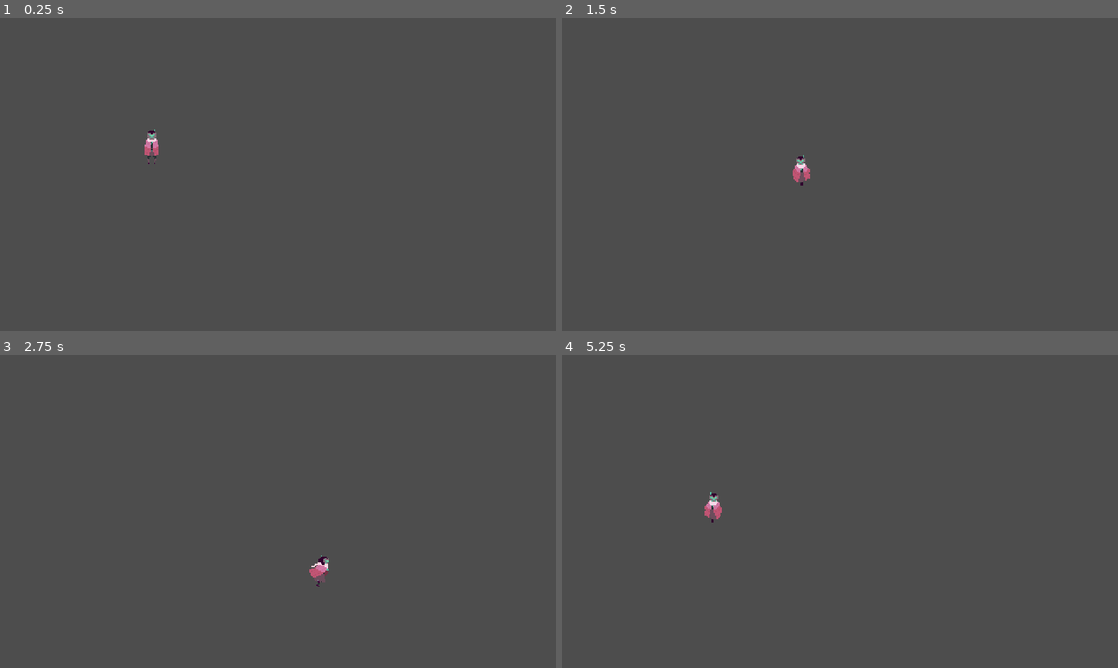
Above: before the commit, frames 1-4 (two rows, left to right).
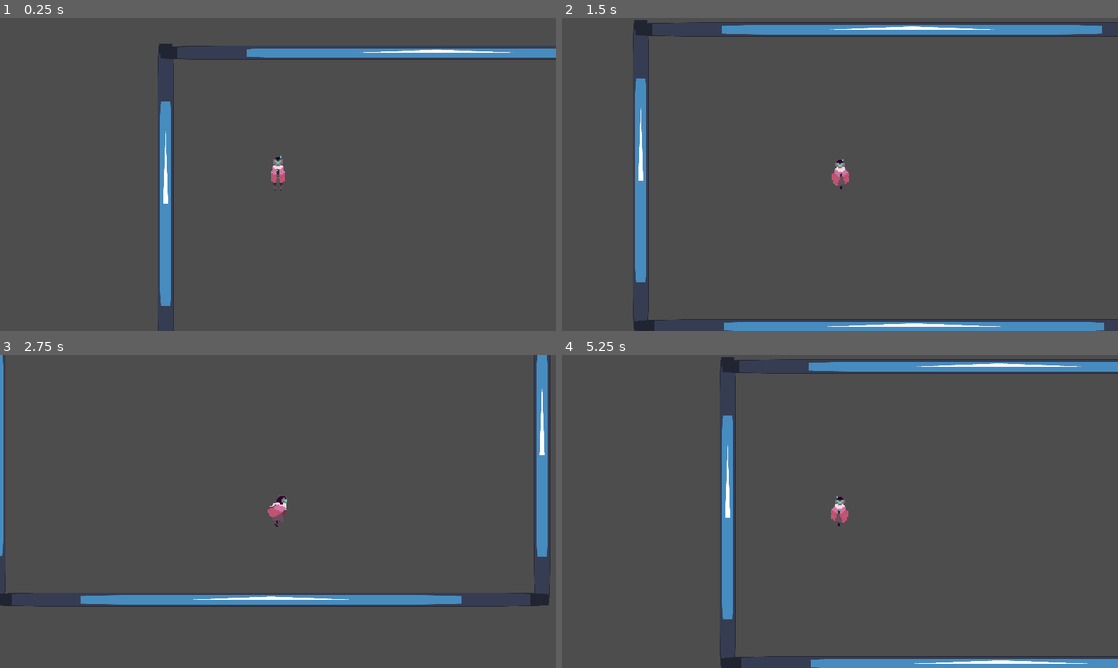
Above: after the commit, the same moments.

Repository: Henry-Felix-Faure/Projet-CIR2
Game: Godot game, scene res://Map/world.tscn
Two runs of this game, one before a commit and one after it. Both use one fixed random seed, a clock stepped at 60 frames per second and the inputs below. The engine's default icon, where the game draws it, is replaced by a stand-in: a white triangle on a blue panel in a dark square.
Inputs (mouse positions are in pixels of both pictures, inside the frame that each line leads up to):
- Up to frame 1 (0.25 s): no input
- Up to frame 2 (1.5 s): tap Enter at 0.5 s; move the mouse to (962, 158) at 0.52 s; hold Right (ui_right) 0.53-1.28 s; move the mouse to (728, 190) at 1.27 s; hold Down (ui_down) from 1.28 s (still down)
- Up to frame 3 (2.75 s): move the mouse to (333, 442) at 2.02 s; release Down (ui_down) at 2.03 s; hold Right (ui_right) from 2.03 s (still down)
- Up to frame 4 (5.25 s): move the mouse to (812, 574) at 2.77 s; release Right (ui_right) at 2.78 s; hold Up (ui_up) 2.78-3.53 s; move the mouse to (1006, 558) at 3.52 s; hold Left (ui_left) 3.53-5.03 s; move the mouse to (673, 464) at 4.27 s; move the mouse to (867, 511) at 5.02 s; hold Down (ui_down) from 5.03 s (still down)

The runs differ from the first frame. In frame 1, 3.7% of the frame differs, in the area x 26-100%, y 8-100%; in frame 2, 6.7%, in the area x 12-100%, y 0-100%; in frame 3, 4.8%; in frame 4, 5.8%.

Commit message:
CRT shader

Diff:
--- a/Map/world.tscn
+++ b/Map/world.tscn
@@ -1,8 +1,29 @@
-[gd_scene load_steps=2 format=3 uid="uid://bo74rhwwir0tc"]
+[gd_scene load_steps=3 format=3 uid="uid://bo74rhwwir0tc"]
 
 [ext_resource type="PackedScene" uid="uid://bjvbi4ila7pej" path="res://Player/Player.tscn" id="1_8n85s"]
+[ext_resource type="Texture2D" uid="uid://507o8cssabij" path="res://icon.svg" id="4_8d3p7"]
 
 [node name="World" type="Node2D"]
 
 [node name="Bob" parent="." instance=ExtResource("1_8n85s")]
-position = Vector2(131, 112)
+position = Vector2(101, 112)
+
+[node name="Icon" type="Sprite2D" parent="."]
+position = Vector2(474, 134)
+scale = Vector2(0.109375, 2.09375)
+texture = ExtResource("4_8d3p7")
+
+[node name="Icon2" type="Sprite2D" parent="."]
+position = Vector2(4, 133)
+scale = Vector2(0.109375, 2.09375)
+texture = ExtResource("4_8d3p7")
+
+[node name="Icon3" type="Sprite2D" parent="."]
+position = Vector2(238.154, 6.9297)
+scale = Vector2(3.73196, 0.0948484)
+texture = ExtResource("4_8d3p7")
+
+[node name="Icon4" type="Sprite2D" parent="."]
+position = Vector2(240, 263)
+scale = Vector2(3.73196, 0.0948484)
+texture = ExtResource("4_8d3p7")
--- a/Menu/MenuStart/MenuStart.tscn
+++ b/Menu/MenuStart/MenuStart.tscn
@@ -7,7 +7,11 @@
 [ext_resource type="PackedScene" uid="uid://blwdirn7ooaiu" path="res://Menu/MenuStart/parallax_background2.tscn" id="4_70owb"]
 [ext_resource type="Script" path="res://Menu/MenuOption/Video.gd" id="5_sx7g5"]
 [ext_resource type="Script" path="res://Menu/MenuOption/Audio.gd" id="6_x54ip"]
+[ext_resource type="Shader" path="res://Shaders/CRT.gdshader" id="9_cota3"]
 [ext_resource type="PackedScene" uid="uid://bmiycgei73x8h" path="res://Menu/MenuOption/button.tscn" id="9_j2pqy"]
+
+[sub_resource type="ShaderMaterial" id="ShaderMaterial_3iv2b"]
+shader = ExtResource("9_cota3")
 
 [sub_resource type="StyleBoxTexture" id="StyleBoxTexture_arwyt"]
 modulate_color = Color(0, 0, 0, 1)
@@ -32,6 +36,14 @@
 script = ExtResource("1_v211p")
 metadata/_edit_vertical_guides_ = [239.0]
 metadata/_edit_horizontal_guides_ = [125.0]
+
+[node name="VHS layer" type="ColorRect" parent="."]
+material = SubResource("ShaderMaterial_3iv2b")
+custom_minimum_size = Vector2(480, 270)
+layout_mode = 0
+offset_right = 480.0
+offset_bottom = 270.0
+color = Color(1, 1, 1, 0)
 
 [node name="test" type="MarginContainer" parent="."]
 unique_name_in_owner = true
--- a/Player/Player.tscn
+++ b/Player/Player.tscn
@@ -1,24 +1,23 @@
-[gd_scene load_steps=244 format=3 uid="uid://bjvbi4ila7pej"]
+[gd_scene load_steps=242 format=3 uid="uid://bjvbi4ila7pej"]
 
 [ext_resource type="Script" path="res://Player/Player.gd" id="1_v0has"]
-[ext_resource type="Texture2D" uid="uid://daditli8t4b0o" path="res://Assets/Bob/attack_down.png" id="2_nf2kd"]
+[ext_resource type="Texture2D" uid="uid://btw84h3atisra" path="res://Assets/Bob/attack_down.png" id="2_nf2kd"]
 [ext_resource type="Texture2D" uid="uid://c6s7ioewsnbkl" path="res://Assets/Bob/attack_right.png" id="2_pm0ku"]
 [ext_resource type="Texture2D" uid="uid://cpxye1b6qu2ck" path="res://Assets/Bob/idle_down_sync.png" id="2_q0uoo"]
-[ext_resource type="Texture2D" uid="uid://esvninvmnkbt" path="res://Assets/Bob/attack_up.png" id="3_m5x25"]
+[ext_resource type="Texture2D" uid="uid://b60mgyopbbg6h" path="res://Assets/Bob/attack_up.png" id="3_m5x25"]
 [ext_resource type="Texture2D" uid="uid://dk2kmy2kfhb0i" path="res://Assets/Bob/idle_right.png" id="4_mm6v5"]
-[ext_resource type="Texture2D" uid="uid://smu1smcdbp1f" path="res://Assets/Bob/run_down.png" id="5_0wwnv"]
-[ext_resource type="Texture2D" path="res://Assets/Bob/dash_down.png" id="5_f4qrk"]
-[ext_resource type="Texture2D" path="res://Assets/Bob/dash_right.png" id="5_ok7kw"]
-[ext_resource type="Texture2D" path="res://Assets/Bob/death.png" id="6_pe1mh"]
+[ext_resource type="Texture2D" uid="uid://jucgtcmm08s4" path="res://Assets/Bob/run_down.png" id="5_0wwnv"]
+[ext_resource type="Texture2D" uid="uid://deu60l1p16f5p" path="res://Assets/Bob/dash_down.png" id="5_f4qrk"]
+[ext_resource type="Texture2D" uid="uid://ch31jbd1j6357" path="res://Assets/Bob/dash_right.png" id="5_ok7kw"]
+[ext_resource type="Texture2D" uid="uid://g00itgjibt6w" path="res://Assets/Bob/death.png" id="6_pe1mh"]
 [ext_resource type="Texture2D" uid="uid://cj4vv5rw13mr4" path="res://Assets/Bob/idle_up.png" id="6_s6a87"]
-[ext_resource type="Texture2D" path="res://Assets/Bob/dash_up.png" id="7_6pi2s"]
-[ext_resource type="Texture2D" uid="uid://byueytqwkekkb" path="res://Assets/Bob/run_up.png" id="7_8k6s6"]
-[ext_resource type="Texture2D" uid="uid://0smr2cvx8hbe" path="res://Assets/Bob/run_right.png" id="9_5xmp1"]
+[ext_resource type="Texture2D" uid="uid://ddr4i58t543cs" path="res://Assets/Bob/dash_up.png" id="7_6pi2s"]
+[ext_resource type="Texture2D" uid="uid://dinqaf5m7pbwg" path="res://Assets/Bob/run_up.png" id="7_8k6s6"]
+[ext_resource type="Texture2D" uid="uid://b2rk51x3hrfm5" path="res://Assets/Bob/run_right.png" id="9_5xmp1"]
 [ext_resource type="Script" path="res://Scripts/Components/hitbox_component.gd" id="12_6rljm"]
 [ext_resource type="Script" path="res://Scripts/Components/hurtbox_component.gd" id="13_xi33h"]
 [ext_resource type="Script" path="res://Scripts/Components/hurt_component.gd" id="14_pk2cn"]
 [ext_resource type="Script" path="res://Scripts/Components/stats_component.gd" id="15_pvxni"]
-[ext_resource type="Shader" path="res://Shaders/chromaticAberration.gdshader" id="19_2gj7p"]
 
 [sub_resource type="AtlasTexture" id="AtlasTexture_j308d"]
 atlas = ExtResource("2_nf2kd")
@@ -4376,12 +4375,6 @@
 "run_up_tempo": SubResource("Animation_1ju0t")
 }
 
-[sub_resource type="ShaderMaterial" id="ShaderMaterial_7wyqm"]
-shader = ExtResource("19_2gj7p")
-shader_parameter/r_displacement = Vector2(3, 0)
-shader_parameter/g_displacement = Vector2(0, 3)
-shader_parameter/b_displacement = Vector2(-3, 0)
-
 [node name="Bob" type="CharacterBody2D"]
 collision_layer = 2
 motion_mode = 1
@@ -4390,7 +4383,7 @@
 
 [node name="AnimatedSprite2D" type="AnimatedSprite2D" parent="."]
 sprite_frames = SubResource("SpriteFrames_628dk")
-animation = &"run_right"
+animation = &"atk_down_2"
 
 [node name="SwordArea2D" type="Area2D" parent="."]
 collision_layer = 2
@@ -4437,14 +4430,7 @@
 script = ExtResource("15_pvxni")
 health = 200
 
-[node name="ColorRect" type="ColorRect" parent="."]
-visible = false
-material = SubResource("ShaderMaterial_7wyqm")
-offset_left = -23.0
-offset_top = -23.0
-offset_right = 23.0
-offset_bottom = 23.0
-color = Color(1, 1, 1, 0)
+[node name="Camera2D" type="Camera2D" parent="."]
 
 [connection signal="body_entered" from="SwordArea2D" to="." method="_on_sword_area_2d_body_entered"]
 [connection signal="no_health" from="StatsComponent" to="." method="_on_stats_component_no_health"]
--- a/Scripts/Components/move_towards_player_component.gd
+++ b/Scripts/Components/move_towards_player_component.gd
@@ -1,7 +1,7 @@
 extends AnimatedSprite2D
 
 @onready var detect_action_player: Area2D = $DetectActionPlayer
-@onready var player = get_node("../Player")
+@onready var player = get_node("../Bob")
 @onready var ennemies_stats_component: EnnemiesStatsComponent = $EnnemiesStatsComponent
 @onready var timer: Timer = $Timer
 
--- /dev/null
+++ b/Shaders/CRT.gdshader
@@ -0,0 +1,93 @@
+shader_type canvas_item;
+uniform sampler2D screen_texture : hint_screen_texture, repeat_disable, filter_nearest;
+
+vec2 curve(vec2 uv)
+{
+	uv = (uv - 0.5) * 2.0;
+	uv *= 1.1;
+	uv.x *= 1.0 + pow((abs(uv.y) / 4.0), 2.0);
+	uv.y *= 1.0 + pow((abs(uv.x) / 4.0), 2.0);
+	uv  = (uv / 2.0) + 0.5;
+	uv =  uv *0.92 + 0.04;
+	return uv;
+}
+void fragment(  )
+{
+	vec2 iResolution = 1.0 / SCREEN_PIXEL_SIZE;
+    vec2 q = FRAGCOORD.xy / iResolution.xy;
+    vec2 uv = q;
+    uv = curve( uv );
+    vec3 oricol = texture( screen_texture, vec2(q.x,q.y) ).xyz;
+    vec3 col;
+	float x =  sin(0.3*TIME+uv.y*21.0)*sin(0.7*TIME+uv.y*29.0)*sin(0.3+0.33*TIME+uv.y*31.0)*0.0017;
+
+    col.r = texture(screen_texture,vec2(x+uv.x+0.001,uv.y+0.001)).x+0.05;
+    col.g = texture(screen_texture,vec2(x+uv.x+0.000,uv.y-0.002)).y+0.05;
+    col.b = texture(screen_texture,vec2(x+uv.x-0.002,uv.y+0.000)).z+0.05;
+    col.r += 0.08*texture(screen_texture,0.75*vec2(x+0.025, -0.027)+vec2(uv.x+0.001,uv.y+0.001)).x;
+    col.g += 0.05*texture(screen_texture,0.75*vec2(x+-0.022, -0.02)+vec2(uv.x+0.000,uv.y-0.002)).y;
+    col.b += 0.08*texture(screen_texture,0.75*vec2(x+-0.02, -0.018)+vec2(uv.x-0.002,uv.y+0.000)).z;
+
+    col = clamp(col*0.6+0.4*col*col*1.0,0.0,1.0);
+
+    float vig = (0.0 + 1.0*16.0*uv.x*uv.y*(1.0-uv.x)*(1.0-uv.y));
+	col *= vec3(pow(vig,0.3));
+
+    col *= vec3(0.95,1.05,0.95);
+	col *= 2.8;
+
+	float scans = clamp(0.35+0.35*sin(3.5*TIME+uv.y*iResolution.y*1.5), 0.0, 1.0);
+
+	float s = pow(scans,1.7);
+	col = col*vec3( 0.4+0.7*s) ;
+
+    col *= 1.0+0.01*sin(110.0*TIME);
+	if (uv.x < 0.0 || uv.x > 1.0)
+		col *= 0.0;
+	if (uv.y < 0.0 || uv.y > 1.0)
+		col *= 0.0;
+
+	col*=1.0-0.65*vec3(clamp((mod(FRAGCOORD.x, 2.0)-1.0)*2.0,0.0,1.0));
+
+    float comp = smoothstep( 0.1, 0.9, sin(TIME) );
+
+    COLOR = vec4(col,1.0);
+}
+
+
+
+//shader_type canvas_item;
+//
+//uniform sampler2D SCREEN_TEXTURE: hint_screen_texture, filter_linear_mipmap;
+//uniform float scanline_count : hint_range(0, 1800) = 300.0;
+//
+//vec2 uv_curve(vec2 uv)
+//{
+	//uv = (uv - 0.5) * 2.0;
+	//
+	////You can modify the numbers and try different values
+	//uv.x *= 1.0 + pow(abs(uv.y) / 3.0, 2.0);
+	//uv.y *= 1.0 + pow(abs(uv.x) / 3.0, 2.0);
+	//
+	////The scale part (you can delete it when you want)
+	//uv /= 1.2;
+	//
+	//uv = (uv/2.0) + 0.5;
+	//return uv;
+//}
+//
+//
+//void fragment()
+//{
+	////You can modify the *3.0, *-3.0 for a bigger or smaller
+	//float r = texture(SCREEN_TEXTURE, uv_curve(SCREEN_UV) + vec2(SCREEN_PIXEL_SIZE.x*1.0), 0.0).r;
+	//float g = texture(SCREEN_TEXTURE, uv_curve(SCREEN_UV) + vec2(SCREEN_PIXEL_SIZE.x*3.0), 0.0).g;
+	//float b = texture(SCREEN_TEXTURE, uv_curve(SCREEN_UV) + vec2(SCREEN_PIXEL_SIZE.x*-3.0), 0.0).b;
+	//
+	////If you dont want scanlines you can just delete this part
+	//float s = sin(uv_curve(SCREEN_UV).y * scanline_count * PI * 2.0);
+	//s = (s * 0.5 + 0.5) * 0.9 + 0.1;
+	//vec4 scan_line = vec4(vec3(pow(s, 0.25)), 1.0);
+	//
+	//COLOR = vec4(r, g, b, 1.0) * scan_line;
+//}
--- /dev/null
+++ b/Shaders/CRT_self.gdshader
@@ -0,0 +1,56 @@
+shader_type canvas_item;
+uniform sampler2D screen_texture : hint_screen_texture, repeat_disable, filter_nearest;
+
+vec2 curve(vec2 uv)
+{
+	uv = (uv - 0.5) * 2.0;
+	uv *= 1.1;
+	uv.x *= 1.0 + pow((abs(uv.y) / 4.0), 2.0);
+	uv.y *= 1.0 + pow((abs(uv.x) / 4.0), 2.0);
+	uv  = (uv / 2.0) + 0.5;
+	uv =  uv *0.92 + 0.04;
+	return uv;
+}
+void fragment(  )
+{
+	vec4 textu = texture(TEXTURE, UV);
+	vec2 iResolution = 1.0 / TEXTURE_PIXEL_SIZE;
+    vec2 q = FRAGCOORD.xy / iResolution.xy;
+    vec2 uv = UV;
+    uv = curve( uv );
+    vec3 oricol = texture(TEXTURE, vec2(q.x,q.y) ).xyz;
+    vec3 col;
+	float x =  sin(0.3*TIME+uv.y*21.0)*sin(0.7*TIME+uv.y*29.0)*sin(0.3+0.33*TIME+uv.y*31.0)*0.0017;
+
+    col.r = texture(TEXTURE,vec2(x+uv.x+0.001,uv.y+0.001)).x+0.05;
+    col.g = texture(TEXTURE,vec2(x+uv.x+0.000,uv.y-0.002)).y+0.05;
+    col.b = texture(TEXTURE,vec2(x+uv.x-0.002,uv.y+0.000)).z+0.05;
+    col.r += 0.08*texture(TEXTURE,0.75*vec2(x+0.025, -0.027)+vec2(uv.x+0.001,uv.y+0.001)).x;
+    col.g += 0.05*texture(TEXTURE,0.75*vec2(x+-0.022, -0.02)+vec2(uv.x+0.000,uv.y-0.002)).y;
+    col.b += 0.08*texture(TEXTURE,0.75*vec2(x+-0.02, -0.018)+vec2(uv.x-0.002,uv.y+0.000)).z;
+
+    col = clamp(col*0.6+0.4*col*col*1.0,0.0,1.0);
+
+    float vig = (0.0 + 1.0*16.0*uv.x*uv.y*(1.0-uv.x)*(1.0-uv.y));
+	col *= vec3(pow(vig,0.3));
+
+    col *= vec3(0.95,1.05,0.95);
+	col *= 2.8;
+
+	float scans = clamp(0.35+0.35*sin(3.5*TIME+uv.y*iResolution.y*1.5), 0.0, 1.0);
+
+	float s = pow(scans,1.7);
+	col = col*vec3( 0.4+0.7*s) ;
+
+    col *= 1.0+0.01*sin(110.0*TIME);
+	if (uv.x < 0.0 || uv.x > 1.0)
+		col *= 0.0;
+	if (uv.y < 0.0 || uv.y > 1.0)
+		col *= 0.0;
+
+	col*=1.0-0.65*vec3(clamp((mod(FRAGCOORD.x, 2.0)-1.0)*2.0,0.0,1.0));
+
+    float comp = smoothstep( 0.1, 0.9, sin(TIME));
+
+    COLOR = vec4(col,textu.a);
+}
--- a/project.godot
+++ b/project.godot
@@ -13,8 +13,8 @@
 config/name="Projet Fin d'Année"
 run/main_scene="res://Map/world.tscn"
 config/features=PackedStringArray("4.2", "Forward Plus")
-run/max_fps=60
 config/icon="res://icon.svg"
+run/size/mode=3
 
 [display]
 
@@ -62,7 +62,6 @@
 ui_attack={
 "deadzone": 0.5,
 "events": [Object(InputEventMouseButton,"resource_local_to_scene":false,"resource_name":"","device":-1,"window_id":0,"a …(253 unchanged characters)…
-, Object(InputEventKey,"resource_local_to_scene":false,"resource_name":"","device":-1,"window_id":0,"alt_pressed":false,"shift_pressed":false,"ctrl_pressed":false,"meta_pressed":false,"pressed":false,"keycode":76,"physical_keycode":0,"key_label":0,"unicode":108,"echo":false,"script":null)
 ]
 }
 ui_dash={
Not shown: 1 places in Menu/MenuStart/MenuStart.tscn that only renumber resources
